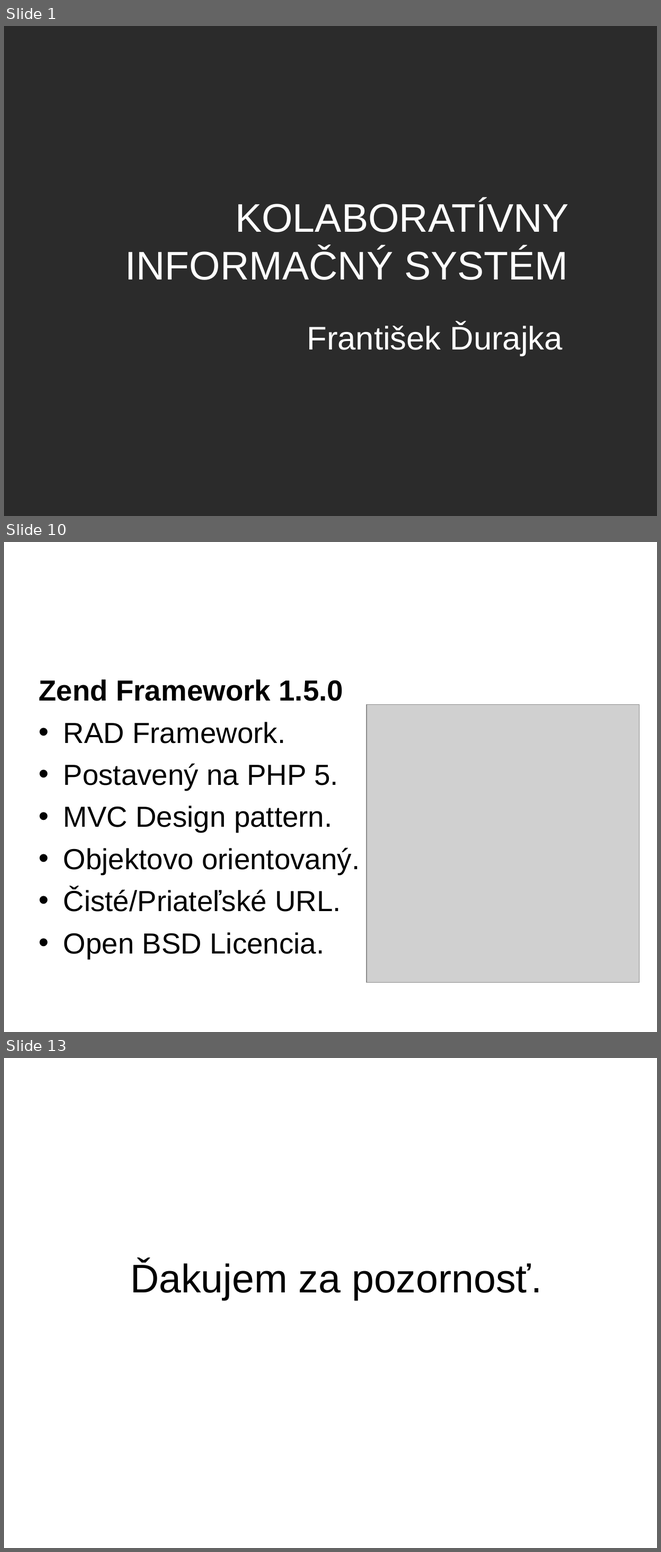
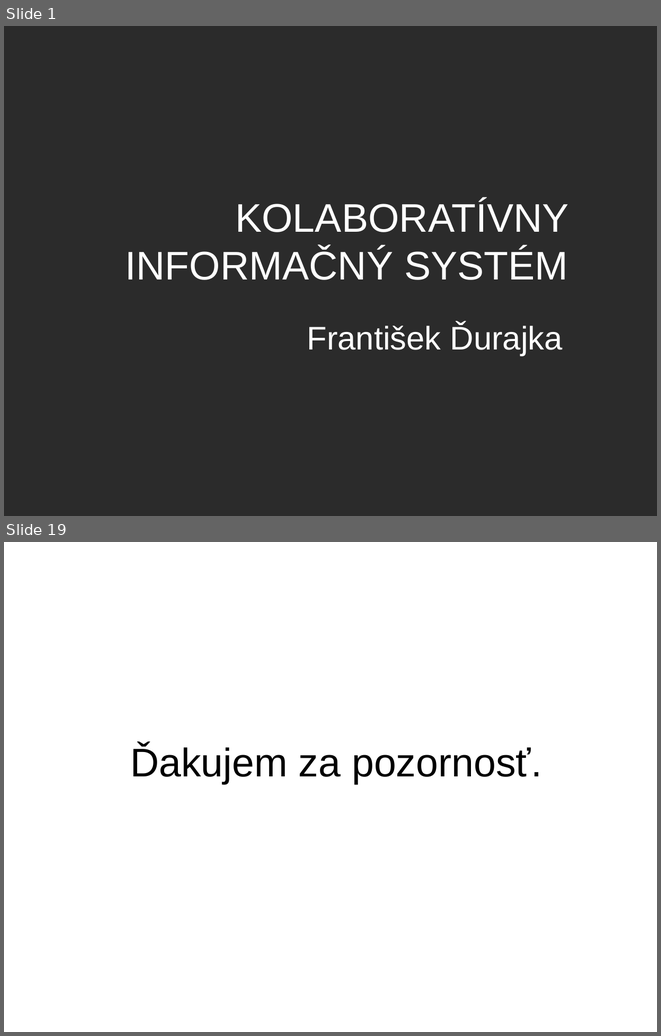
Before and after one commit to natalija4554/millenium, a slide deck: docs/Presentation/presentation.ppt. Shown one above the other, each under a label of ours: slides 1, 10 and 13 before the commit, slides 1 and 19 after it; the slides between them are not shown. The pictures are 661x1552 and 661x1036 pixels, drawn with LibreOffice and Linux fonts; fonts in the diff are those of the drawing; grey boxes stand for pictures; background and template pictures are left out; a plain dark background stands for a picture behind light text. Boxes give left, top, right and bottom in pixels: in the first picture for what was removed or moved away, otherwise in the second. Text is boxed around its words. In the diff, an @@ line names an element or a change of style, - is before the commit and + after.

```diff
--- a/docs/Presentation/presentation.ppt
+++ b/docs/Presentation/presentation.ppt
@@ slide 10 removed at [4, 542, 657, 1032], background picture (left out) @@
@@ title removed at [37, 560, 625, 642] @@
-Kolaboratívny informačný systém
@@ text removed at [38, 679, 360, 959] @@
-Zend Framework 1.5.0
-• RAD Framework.
-• Postavený na PHP 5.
-• MVC Design pattern.
-• Objektovo orientovaný.
-• Čisté/Priateľské URL.
-• Open BSD Licencia.
@@ picture removed at [367, 705, 639, 982] @@
@@ what was slide 13 is now slide 19 @@
```
Also in this commit, not shown: 3 slides changed, 14 slides added, 7 other slides removed, 31 other files.
